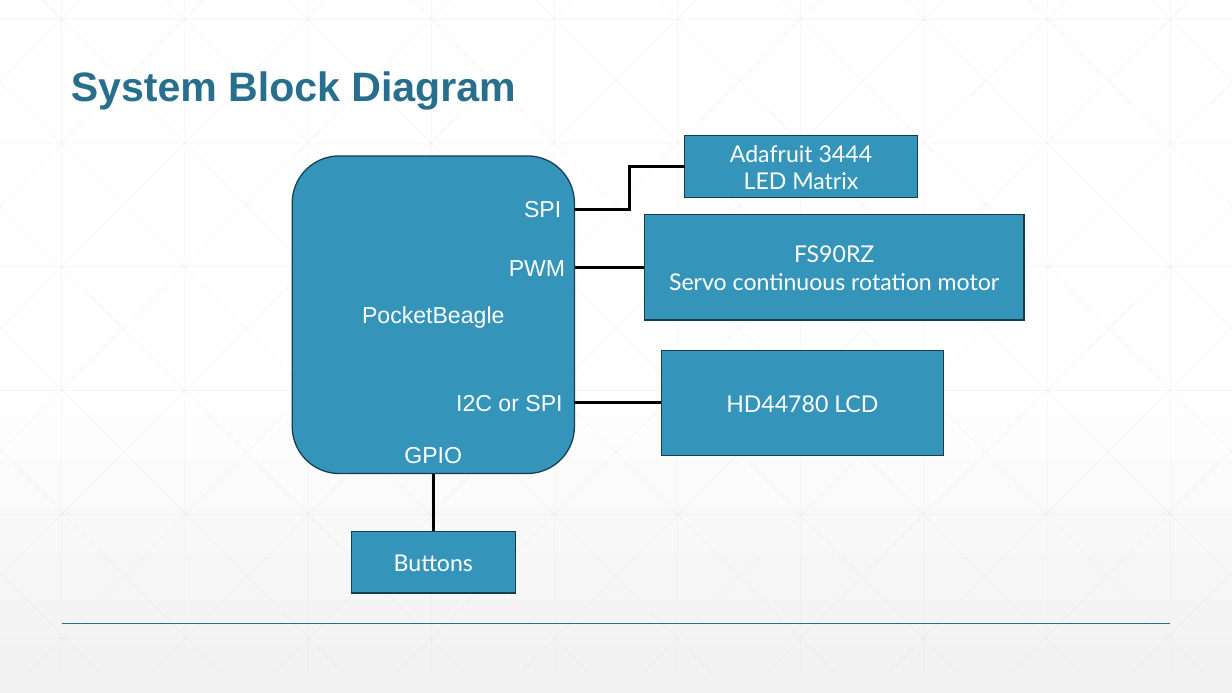
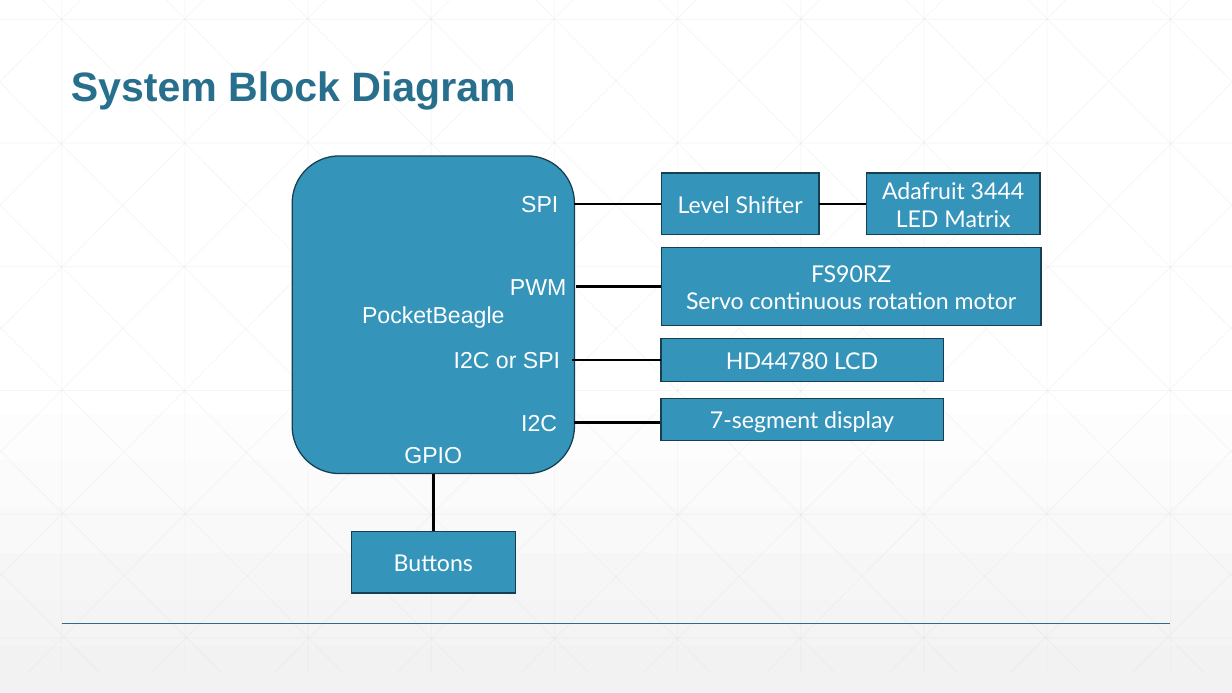
Before and after one commit to est-2/EDES301, a slide deck: slide 8 of project_01/docs/Tucker_EDES301_project_01_proposal.pptx. Drawn at 1232x693 pixels with LibreOffice and Linux fonts; fonts in the diff are those of the drawing. Boxes give left, top, right and bottom in pixels: in the first picture for what was removed or moved away, otherwise in the second. Text is boxed around its words. In the diff, an @@ line names an element or a change of style, - is before the commit and + after.

Commit message:
added 7-segment display and level shifter

```diff
--- a/project_01/docs/Tucker_EDES301_project_01_proposal.pptx
+++ b/project_01/docs/Tucker_EDES301_project_01_proposal.pptx
@@ elbow line removed from (575, 209) to (685, 166) @@
@@ rectangle added at (x1=662, y1=173, x2=820, y2=235), fill #3494BA, outline #174152 1 pt, 18 pt, text #FFFFFF @@
+Level Shifter
@@ rectangle "Adafruit 3444" resized from (x1=685, y1=136, x2=918, y2=198) to (x1=867, y1=173, x2=1041, y2=235) @@
@@ text "SPI" moved from (x1=524, y1=201, x2=561, y2=218) to (x1=521, y1=196, x2=558, y2=213) @@
@@ line added from (575, 204) to (662, 204), #000000 2.25 pt @@
@@ line added from (820, 204) to (867, 204), #000000 2.25 pt @@
@@ text "PWM" moved from (x1=509, y1=260, x2=565, y2=276) to (x1=510, y1=279, x2=566, y2=295) @@
@@ rectangle "FS90RZ" resized from (x1=644, y1=215, x2=1024, y2=321) to (x1=662, y1=248, x2=1042, y2=326) @@
@@ line moved from (575, 267) - (644, 267) to (577, 287) - (662, 287) @@
@@ text "I2C or SPI" moved from (x1=456, y1=395, x2=562, y2=411) to (x1=454, y1=352, x2=560, y2=369) @@
@@ rectangle "HD44780 LCD" resized from (x1=662, y1=350, x2=944, y2=456) to (x1=661, y1=339, x2=943, y2=382) @@
@@ line moved from (575, 403) - (662, 403) to (572, 360) - (661, 360) @@
@@ text added at (x1=521, y1=415, x2=557, y2=431), 18 pt, text #FFFFFF @@
+I2C
@@ rectangle added at (x1=661, y1=398, x2=943, y2=441), fill #3494BA, outline #174152 1 pt, 18 pt, text #FFFFFF @@
+7-segment display
@@ line added from (575, 422) to (664, 422), #000000 2.25 pt @@
```
Also in this commit, not shown: 3 other slides changed, 1 other file.
